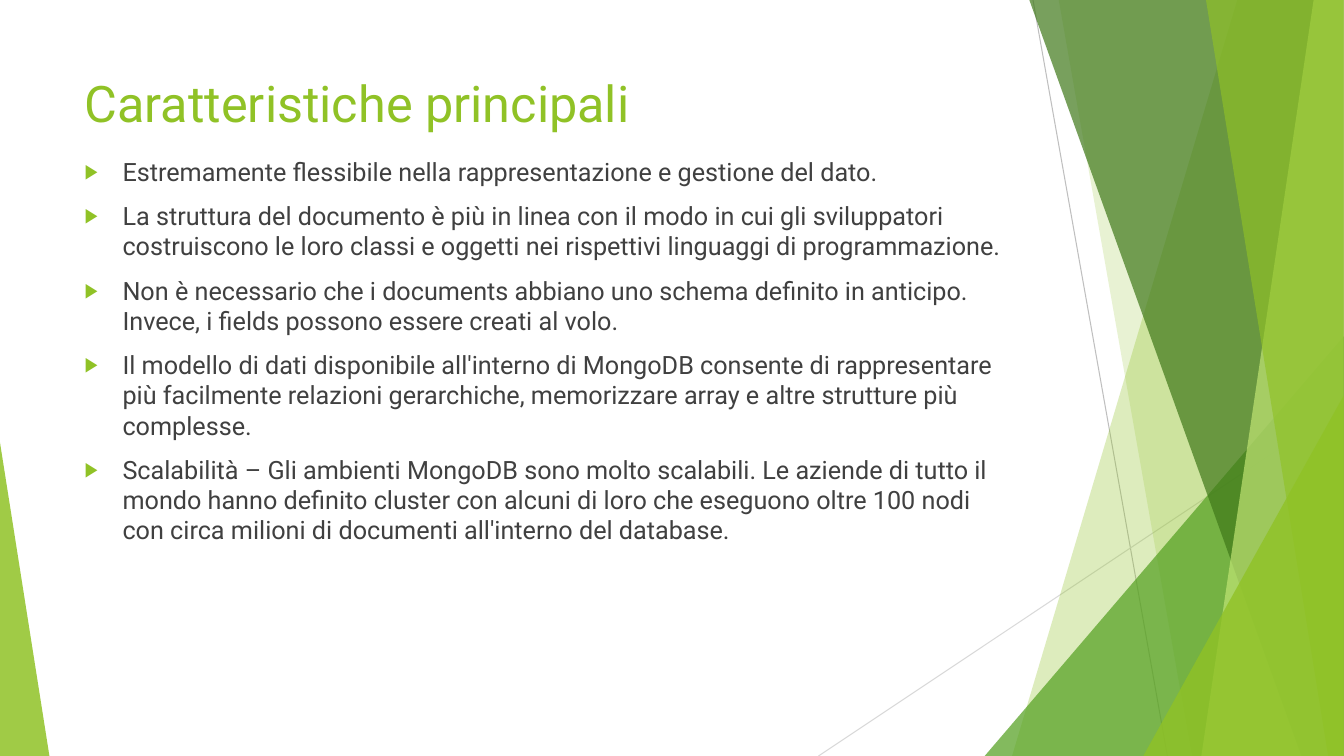
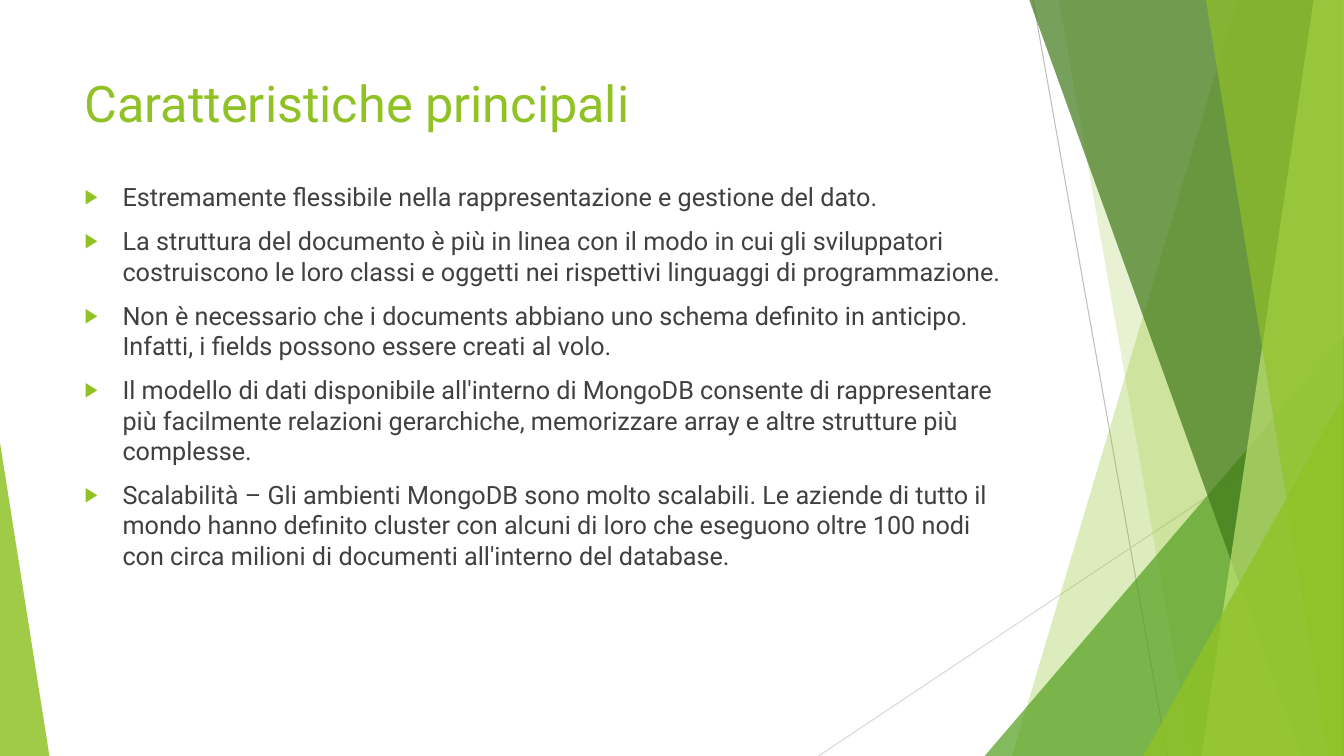
Before and after one commit to Buzzolan/VeronaCardMongoDB, a slide deck: slide 8 of Presentazione_progetto.pptx (slide 4 before the commit). Drawn at 1344x756 pixels with LibreOffice and Linux fonts; fonts in the diff are those of the drawing. Boxes give left, top, right and bottom in pixels: in the first picture for what was removed or moved away, otherwise in the second. Text is boxed around its words. In the diff, an @@ line names an element or a change of style, - is before the commit and + after.

Commit message:
Update Presentazioe struttura dati

```diff
--- a/Presentazione_progetto.pptx
+++ b/Presentazione_progetto.pptx
@@ text "Estremamente flessibile nella rappresentazione e ..." moved from (x1=123, y1=162, x2=1000, y2=540) to (x1=123, y1=187, x2=1000, y2=566) @@
@@ text at (x1=123, y1=306, x2=967, y2=360): text changed @@
-▶ Non è necessario che i documents abbiano uno schema definito in anticipo. Invece, i fields possono essere creati al volo.
+▶ Non è necessario che i documents abbiano uno schema definito in anticipo. Infatti, i fields possono essere creati al volo.
```
Also in this commit, not shown: 2 other slides changed, 4 slides added.
